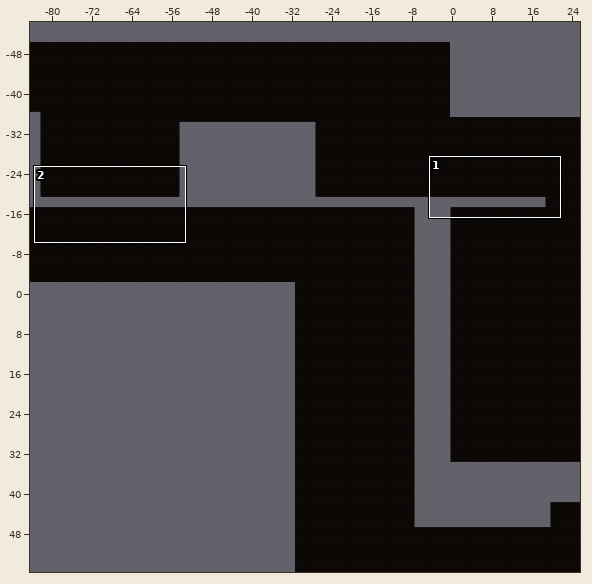
Tiled map, stored at Assets/Tiled/Level1TileMap/map1-0.tmx. The first picture is a wide view before the edit; the outline marks the close-up.
Close-up. First the earlier version:
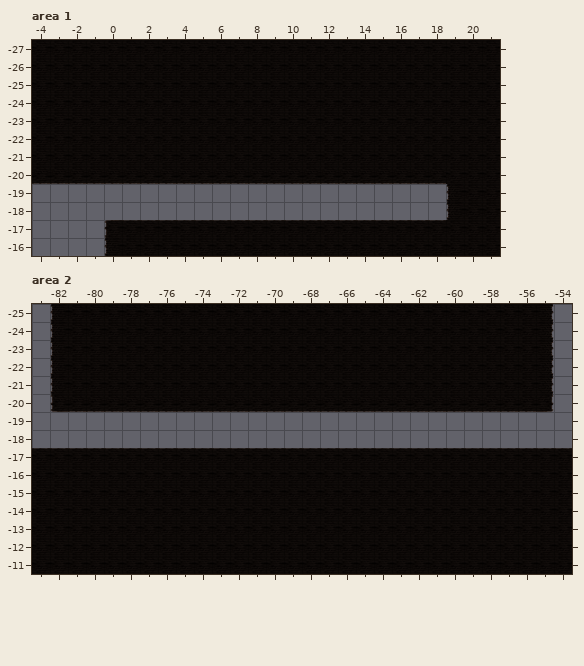
Cells are 256x256 px. Shown: area 1 x -4..21, y -27..-16; area 2 x -83..-54, y -25..-11. The commit also changed other parts of the map, which this record leaves out.
Now the later version:
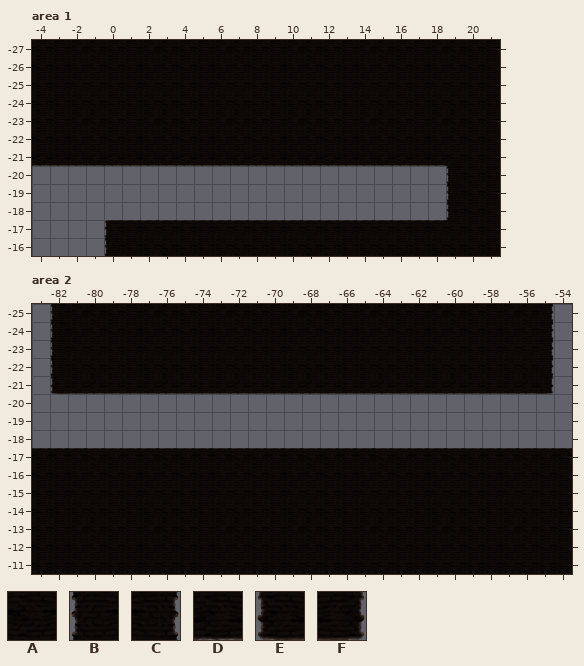
Key: from "Level1 Tileset": A 8, B 9, C 10, D 16, E 17, F 18.
_ is an empty cell.
Tiles replaced or removed in this view: A, B, C, D, E, F.
From old to new:
Changed rows in their new state; . is an unchanged cell.
Layer "ground", area 1:
first column x -4:
-21 DDDDDDDDDDDDDDDDDDDDDDD.
-20 _______________________B
Layer "ground", area 2:
first column x -82:
-21 EDDDDDDDDDDDDDDDDDDDDDDDDDDF
-20 ____________________________
Where, in picture pixels (left, top, right, bottom), the same in both close-ups:
changed: (32, 155, 453, 184)
changed: (50, 376, 554, 412)
